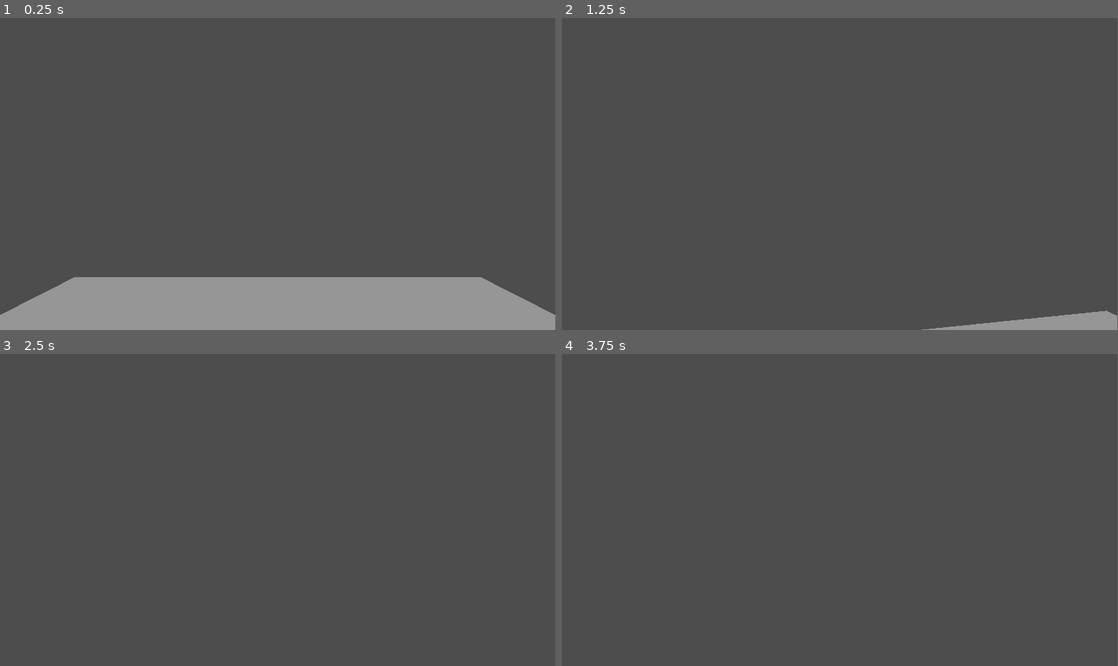
Above: before the commit, frames 1-4 (two rows, left to right).
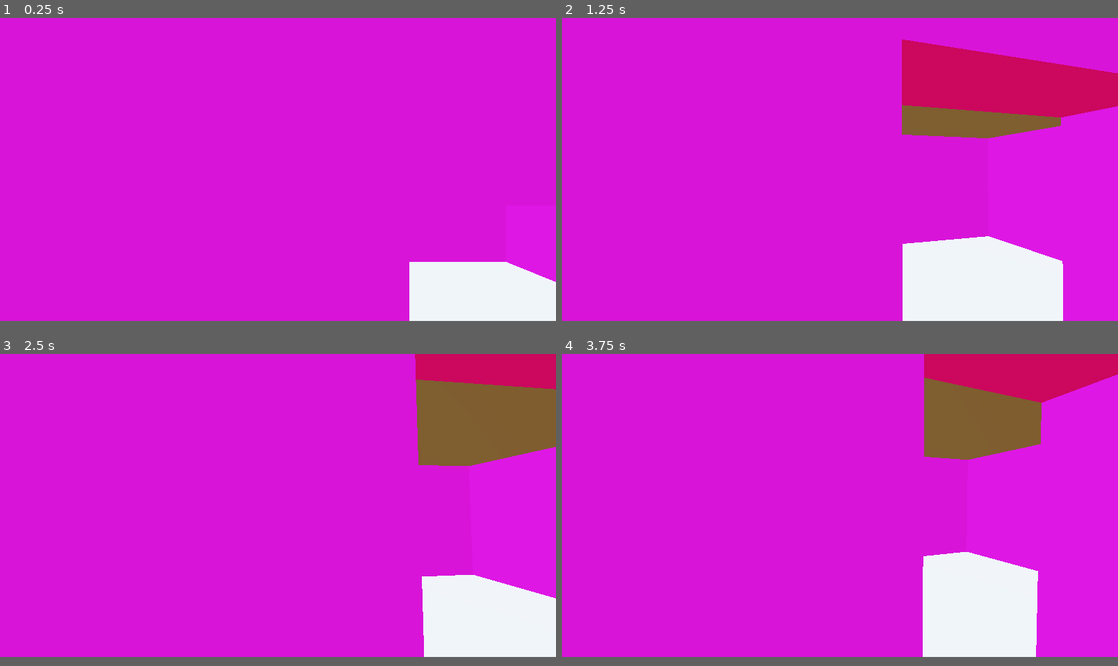
Above: after the commit, the same moments.

Repository: Zeki93/NGJ2025_ToDoList
Game: Godot game, scene res://Scenes/Main/main.tscn
The game is run twice, just before and just after one commit, with the same random seed, the same clock (stepped at 60 frames per second) and the same inputs. Before the commit the project starts from res://Scenes/Test/test.tscn.
Inputs (mouse positions are in pixels of both pictures, inside the frame that each line leads up to):
- Up to frame 1 (0.25 s): no input
- Up to frame 2 (1.25 s): move the mouse to (867, 174) at 0.52 s; hold Up (forward) from 0.53 s (still down); hold Ctrl (crouch) from 0.53 s (still down); tap Space (jump) at 0.77 s
- Up to frame 3 (2.5 s): keep holding Up (forward); move the mouse to (250, 510) at 1.27 s; release Ctrl (crouch) at 1.28 s; tap Ctrl (crouch) at 1.35 s; tap Space (jump) at 1.52 s; move the mouse to (289, 503) at 2.02 s; hold Ctrl (crouch) from 2.03 s (still down)
- Up to frame 4 (3.75 s): keep holding Up (forward); tap Enter at 2.75 s; move the mouse to (834, 516) at 2.77 s; release Ctrl (crouch) at 2.78 s; tap Ctrl (crouch) at 2.85 s; tap Space (jump) at 3.02 s; move the mouse to (878, 513) at 3.52 s; hold Ctrl (crouch) from 3.53 s (still down)
In our replay, the window is 799x449 before the commit and 800x436 after it. These sizes can differ from the game's own. Grey fills any space a smaller window leaves; there, only what the larger window draws over its background counts as a difference.

The runs differ from the first frame. In frame 1, 97% of the frame differs, in the area x 0-100%, y 0-98%; in frame 2, 98%, in the area x 0-100%, y 0-100%; in frame 3, 97%; in frame 4, 97%.

Commit message:
Made changes to level
Made changes to level and stairs
added Sky and ground
Set main, to default play scene
Set to fullscreen + Fullhd

Diff:
--- a/ngj2025_todolist/Components/Player/player.tscn
+++ b/ngj2025_todolist/Components/Player/player.tscn
@@ -20,4 +20,4 @@
 [node name="Eyes" type="Node3D" parent="Head"]
 
 [node name="Camera3D" type="Camera3D" parent="Head/Eyes"]
-transform = Transform3D(1, 0, 0, 0, 1, 0, 0, 0, 1, 0, 0.66, 0)
+transform = Transform3D(1, 0, 0, 0, 1, 0, 0, 0, 1, 0, -0.34, 0)
--- a/ngj2025_todolist/Scenes/Main/main.tscn
+++ b/ngj2025_todolist/Scenes/Main/main.tscn
@@ -1,9 +1,28 @@
-[gd_scene load_steps=3 format=3 uid="uid://uprh1dv4mhsj"]
+[gd_scene load_steps=7 format=3 uid="uid://uprh1dv4mhsj"]
 
 [ext_resource type="PackedScene" uid="uid://fspikrmy6ish" path="res://Scenes/Level/House/wall.tscn" id="1_1r6ip"]
 [ext_resource type="PackedScene" uid="uid://behmq4ilq0dq6" path="res://Scenes/Level/House/floor.tscn" id="1_lixft"]
+[ext_resource type="PackedScene" uid="uid://dtox4xiwhrksa" path="res://Components/Player/player.tscn" id="3_qw60k"]
+
+[sub_resource type="ProceduralSkyMaterial" id="ProceduralSkyMaterial_qw60k"]
+sky_top_color = Color(0.519352, 0.690558, 0.915113, 1)
+sky_horizon_color = Color(1.14303, 1.15162, 1.16627, 1)
+ground_bottom_color = Color(0.511762, 0.37493, 0.208962, 1)
+ground_horizon_color = Color(1.14303, 1.15162, 1.16627, 1)
+
+[sub_resource type="Sky" id="Sky_5yls4"]
+sky_material = SubResource("ProceduralSkyMaterial_qw60k")
+
+[sub_resource type="Environment" id="Environment_p6jpk"]
+background_mode = 2
+sky = SubResource("Sky_5yls4")
+tonemap_mode = 2
+glow_enabled = true
 
 [node name="Node3D" type="Node3D"]
+
+[node name="WorldEnvironment" type="WorldEnvironment" parent="."]
+environment = SubResource("Environment_p6jpk")
 
 [node name="House" type="Node3D" parent="."]
 
@@ -92,61 +111,94 @@
 [node name="walls" type="Node3D" parent="House/Firstfloor"]
 
 [node name="Wall6" parent="House/Firstfloor/walls" instance=ExtResource("1_1r6ip")]
-transform = Transform3D(16, 0, 0, 0, 4, 0, 0, 0, 0.5, 20, 6, -7.75)
+transform = Transform3D(16, 0, 0, 0, 4, 0, 0, 0, 0.5, -1.75, 10, -7.75)
 
 [node name="Wall7" parent="House/Firstfloor/walls" instance=ExtResource("1_1r6ip")]
-transform = Transform3D(-6.99382e-07, 0, 0.5, 0, 4, 0, -16, 0, -2.18557e-08, 28, 6, 0)
+transform = Transform3D(-6.99382e-07, 0, 0.5, 0, 4, 0, -16, 0, -2.18557e-08, -9.5, 10, 0)
 
 [node name="Wall8" parent="House/Firstfloor/walls" instance=ExtResource("1_1r6ip")]
-transform = Transform3D(-2.62269e-07, 0, 0.5, 0, 4, 0, -6, 0, -2.18557e-08, 12.25, 6, -5)
+transform = Transform3D(-1.31134e-07, 0, 0.5, 0, 4, 0, -3, 0, -2.18557e-08, 6.25, 10, -6.5)
+
+[node name="Wall11" parent="House/Firstfloor/walls" instance=ExtResource("1_1r6ip")]
+transform = Transform3D(-1.31134e-07, 0, 0.5, 0, 4, 0, -3, 0, -2.18557e-08, 13.75, 10, -3.5)
 
 [node name="Wall9" parent="House/Firstfloor/walls" instance=ExtResource("1_1r6ip")]
-transform = Transform3D(-3.0598e-07, 0, 0.5, 0, 4, 0, -7, 0, -2.18557e-08, 12.25, 6, 4.25)
+transform = Transform3D(-4.37114e-07, 0, 0.5, 0, 4, 0, -10, 0, -2.18557e-08, 5.75, 10, 2.75)
 
 [node name="Wall10" parent="House/Firstfloor/walls" instance=ExtResource("1_1r6ip")]
-transform = Transform3D(16, 0, 0, 0, 4, 0, 0, 0, 0.5, 20, 6, 7.75)
-
-[node name="Wall11" parent="House/Firstfloor/walls" instance=ExtResource("1_1r6ip")]
-transform = Transform3D(11, 0, 0, 0, 4, 0, 0, 0, 0.5, 22.25, 6, -1)
+transform = Transform3D(16, 0, 0, 0, 4, 0, 0, 0, 0.5, -2, 10, 7.75)
 
 [node name="Wall12" parent="House/Firstfloor/walls" instance=ExtResource("1_1r6ip")]
-transform = Transform3D(-3.93403e-07, 0, 0.5, 0, 4, 0, -9, 0, -2.18557e-08, 16.75, 6, 0)
+transform = Transform3D(8, 0, 0, 0, 4, 0, 0, 0, 0.5, -2.25, 10, -2)
+
+[node name="Wall15" parent="House/Firstfloor/walls" instance=ExtResource("1_1r6ip")]
+transform = Transform3D(-4.15258e-07, 0, 0.5, 0, 4, 0, -9.5, 0, -2.18557e-08, -2.25, 10, 2.875)
 
 [node name="Wall13" parent="House/Firstfloor/walls" instance=ExtResource("1_1r6ip")]
-transform = Transform3D(-4.37114e-08, 0, 0.5, 0, 4, 0, -1, 0, -2.18557e-08, 16.75, 6, -7)
+transform = Transform3D(1, 0, 0, 0, 4, 0, 0, 0, 0.5, -9.25, 10, -2)
 
 [node name="Wall14" parent="House/Firstfloor/walls" instance=ExtResource("1_1r6ip")]
-transform = Transform3D(-4.37114e-08, 0, 0.5, 0, 4, 0, -1, 0, -2.18557e-08, 16.75, 6, 7)
+transform = Transform3D(1.5, 0, 0, 0, 4, 0, 0, 0, 0.5, 4.75, 10, -2)
 
 [node name="Floor" parent="House/Firstfloor" instance=ExtResource("1_lixft")]
-transform = Transform3D(16, 0, 0, 0, 0.2, 0, 0, 0, 16, 20, 4, 0)
+transform = Transform3D(16, 0, 0, 0, 0.2, 0, 0, 0, 16, -1.45, 8, 0)
 
 [node name="Doorframes" type="Node3D" parent="House/Firstfloor"]
 
 [node name="Wall13" parent="House/Firstfloor/Doorframes" instance=ExtResource("1_1r6ip")]
-transform = Transform3D(-6.99382e-07, 0, 0.5, 0, 1, 0, -16, 0, -2.18557e-08, 16.75, 7.5, 0)
+transform = Transform3D(14, 0, 0, 0, 1, 0, 0, 0, 0.5, -2, 11.5, -2)
+
+[node name="floor" parent="House/Firstfloor" instance=ExtResource("1_lixft")]
+transform = Transform3D(-2.40413e-07, 0, 2.5, 0, 0.2, 0, -5.5, 0, -1.09278e-07, 14.7, 4, -2)
 
 [node name="Stair" type="Node3D" parent="House"]
 
 [node name="Floor" parent="House/Stair" instance=ExtResource("1_lixft")]
-transform = Transform3D(4.24264, -0.141421, 0, 4.24264, 0.141421, 0, 0, 0, 2.5, 10, 2, -0.5)
+transform = Transform3D(6.9282, -0.1, 0, 4, 0.173205, 0, 0, 0, 2.5, 10, 2, -0.5)
+
+[node name="Floor2" parent="House/Stair" instance=ExtResource("1_lixft")]
+transform = Transform3D(6.9282, 0.1, 0, -4, 0.173205, 0, 0, 0, 2.5, 10, 6, -3.5)
 
 [node name="Wall18" parent="House/Stair" instance=ExtResource("1_1r6ip")]
-transform = Transform3D(5, 0, 0, 0, 8, 0, 0, 0, 0.5, 10, 4, -2)
+transform = Transform3D(6, 0, 0, 0, 8, 0, 0, 0, 0.5, 10.5, 4, -2)
+
+[node name="Wall22" parent="House/Stair" instance=ExtResource("1_1r6ip")]
+transform = Transform3D(7.5, 0, 0, 0, 4.5, 0, 0, 0, 0.5, 9.75, 9.75, -2)
+
+[node name="Wall23" parent="House/Stair" instance=ExtResource("1_1r6ip")]
+transform = Transform3D(7.5, 0, 0, 0, 4.5, 0, 0, 0, 0.5, 9.75, 9.75, -5)
+
+[node name="Wall21" parent="House/Stair" instance=ExtResource("1_1r6ip")]
+transform = Transform3D(6, 0, 0, 0, 8, 0, 0, 0, 0.5, 10.5, 4, -5)
+
+[node name="Wall24" parent="House/Stair" instance=ExtResource("1_1r6ip")]
+transform = Transform3D(8, 0, 0, 0, 8, 0, 0, 0, 0.5, 11.5, 4, -5)
+
+[node name="Wall25" parent="House/Stair" instance=ExtResource("1_1r6ip")]
+transform = Transform3D(-2.62268e-07, 0, 0.5, 0, 8, 0, -6, 0, -2.18557e-08, 15.5, 4, -2)
 
 [node name="Wall20" parent="House/Stair" instance=ExtResource("1_1r6ip")]
 transform = Transform3D(-1.31134e-07, 0, 0.5, 0, 4, 0, -3, 0, -2.18557e-08, 7.75, 5.75, -0.5)
 
 [node name="Wall19" parent="House/Stair" instance=ExtResource("1_1r6ip")]
-transform = Transform3D(5, 0, 0, 0, 8, 0, 0, 0, 0.5, 10, 4, 1)
+transform = Transform3D(8, 0, 0, 0, 8, 0, 0, 0, 0.5, 11.5, 4, 1)
 
 [node name="Ceiling" type="Node3D" parent="House"]
-
-[node name="Ceiling_Stair" parent="House/Ceiling" instance=ExtResource("1_lixft")]
-transform = Transform3D(4.5, 0, 0, 0, 0.2, 0, 0, 0, 2.5, 9.75, 8, -0.5)
-
-[node name="Ceiling_firstfloor" parent="House/Ceiling" instance=ExtResource("1_lixft")]
-transform = Transform3D(16, 0, 0, 0, 0.2, 0, 0, 0, 16, 20, 8, 0)
 
 [node name="Ceiling_ground" parent="House/Ceiling" instance=ExtResource("1_lixft")]
 transform = Transform3D(16, 0, 0, 0, 0.2, 0, 0, 0, 16, -0.25, 4, 0)
+
+[node name="Ceiling" parent="House/Ceiling" instance=ExtResource("1_lixft")]
+transform = Transform3D(6, 0, 0, 0, 0.2, 0, 0, 0, 2.5, 10.5, 7.9, -0.5)
+
+[node name="Ceiling3" parent="House/Ceiling" instance=ExtResource("1_lixft")]
+transform = Transform3D(7.5, 0, 0, 0, 0.2, 0, 0, 0, 2.5, 9.75, 11.9, -3.5)
+
+[node name="Ceiling2" parent="House/Ceiling" instance=ExtResource("1_lixft")]
+transform = Transform3D(-2.40413e-07, 0, 1.75, 0, 0.2, 0, -5.5, 0, -7.64949e-08, 14.375, 7.9, -2)
+
+[node name="Ceiling_firstfloor" parent="House/Ceiling" instance=ExtResource("1_lixft")]
+transform = Transform3D(16, 0, 0, 0, 0.2, 0, 0, 0, 16, -1.4, 12, 0)
+
+[node name="Player" parent="." instance=ExtResource("3_qw60k")]
+transform = Transform3D(1, 0, 0, 0, 1, 0, 0, 0, 1, 0, 2, -1)
--- a/ngj2025_todolist/project.godot
+++ b/ngj2025_todolist/project.godot
@@ -11,8 +11,14 @@
 [application]
 
 config/name="Ngj2025_todolist"
-run/main_scene="uid://cfkrtxcdy0oc5"
+run/main_scene="uid://uprh1dv4mhsj"
 config/features=PackedStringArray("4.4", "Forward Plus")
+
+[display]
+
+window/size/viewport_width=1980
+window/size/viewport_height=1080
+window/size/mode=3
 
 [input]
 
